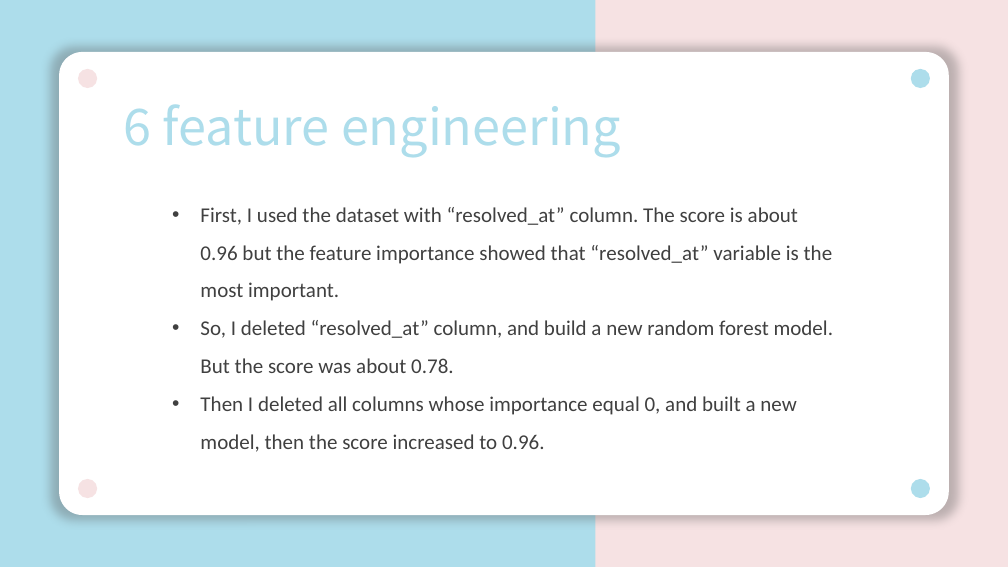
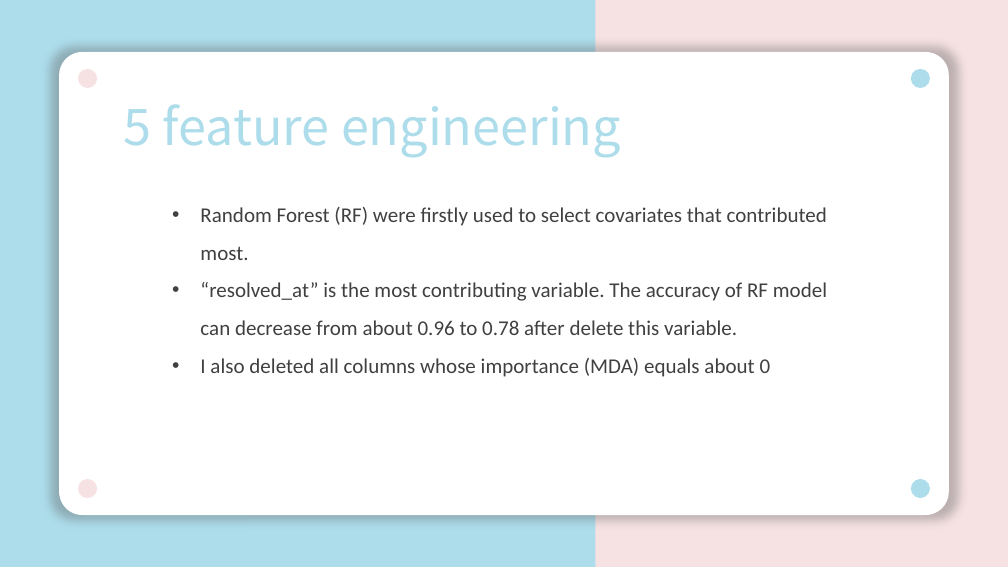
Before and after one commit to unclestay/ESILV---Python-for-data-analysis---devoir-2020, a slide deck: slide 6 of pythonProject.pptx (slide 7 before the commit). Drawn at 1008x567 pixels with LibreOffice and Linux fonts; fonts in the diff are those of the drawing. Boxes give left, top, right and bottom in pixels: in the first picture for what was removed or moved away, otherwise in the second. Text is boxed around its words. In the diff, an @@ line names an element or a change of style, - is before the commit and + after.

```diff
--- a/pythonProject.pptx
+++ b/pythonProject.pptx
@@ text at box(123, 104, 621, 158): text changed @@
-6 feature engineering
+5 feature engineering
@@ text at box(200, 207, 827, 377): text changed @@
-• First, I used the dataset with “resolved_at” column. The score is about 0.96 but the feature importance showed that “resolved_at” variable is the most important.
-• So, I deleted “resolved_at” column, and build a new random forest model. But the score was about 0.78.
-• Then I deleted all columns whose importance equal 0, and built a new model, then the score increased to 0.96.
+• Random Forest (RF) were firstly used to select covariates that contributed most.
+• “resolved_at” is the most contributing variable. The accuracy of RF model can decrease from about 0.96 to 0.78 after delete this variable.
+• I also deleted all columns whose importance (MDA) equals about 0
```
Also in this commit, not shown: 7 other slides changed.
